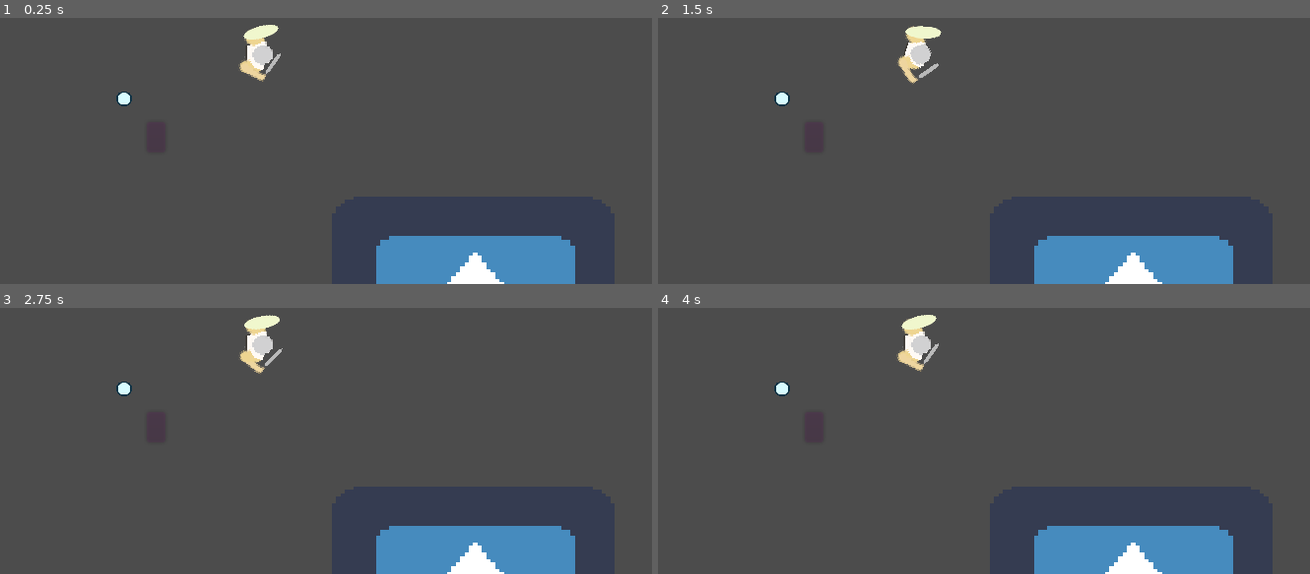
Above: before the commit, frames 1-4 (two rows, left to right).
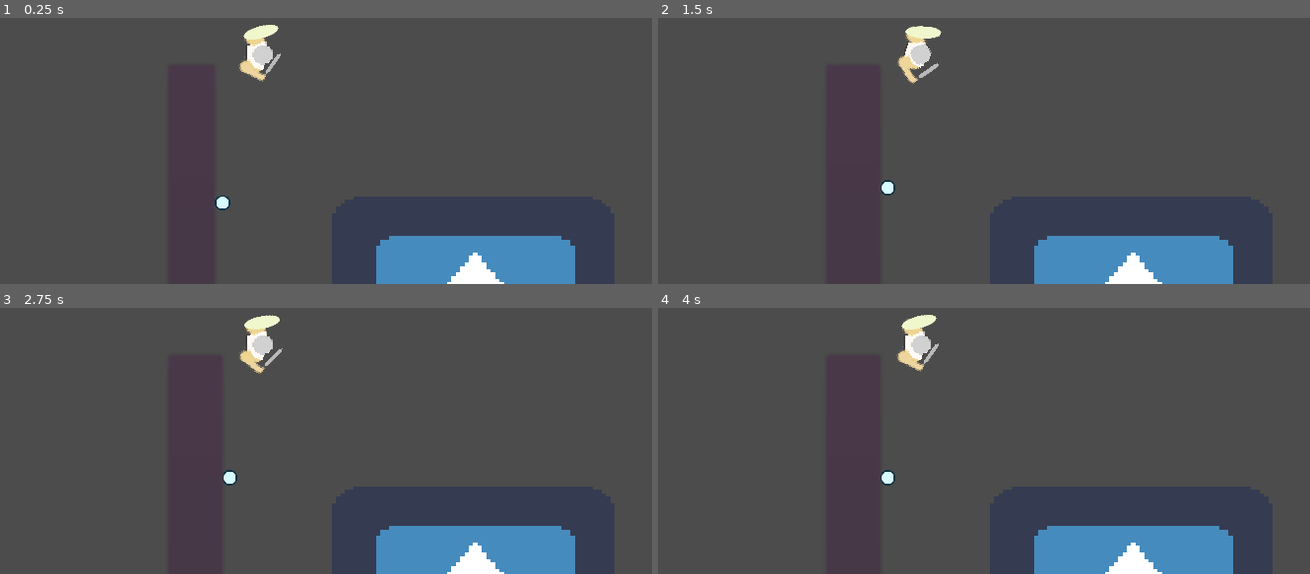
Above: after the commit, the same moments.

Repository: deanboy69/mighty-beams-2-beamer-s-revenge
Game: Godot game, scene res://scenes/maps/map3.tscn
Two runs of this game, one before a commit and one after it. Both use one fixed random seed, a clock stepped at 60 frames per second and the inputs below. The engine's default icon, where the game draws it, is replaced by a stand-in: a white triangle on a blue panel in a dark square.
Inputs (mouse positions are in pixels of both pictures, inside the frame that each line leads up to; where the layout moved, square brackets give the same spot in the first picture):
- Up to frame 1 (0.25 s): no input
- Up to frame 2 (1.5 s): click (847, 204) [814, 137] at 0.5 s; click (879, 204) [781, 97] at 1.25 s
- Up to frame 3 (2.75 s): move the mouse to (430, 321) at 2.02 s; hold E (attack_right) from 2.03 s (still down); click (430, 321) at 2.1 s
- Up to frame 4 (4 s): release E (attack_right) at 2.75 s; drag from (755, 366) to (918, 342) at 2.77 s; move the mouse to (outside the picture) at 3.52 s; hold E (attack_right) from 3.53 s (still down); tap Ctrl (switch_camera) at 3.6 s

The runs differ from the first frame. In frame 1, 0.2% of the frame differs, in the area x 17-36%, y 27-73%; in frame 2, 0.2%; in frame 3, 0.2%; in frame 4, 0.2%.
Error before the commit: Invalid operands 'Nil' and 'int' in operator '/'. (res://scenes/unit_formation/rect_adjuster.gd:48)

Commit message:
changed map3

Diff:
--- a/scenes/maps/map3.tscn
+++ b/scenes/maps/map3.tscn
@@ -4,7 +4,7 @@
 [ext_resource path="res://scenes/player/player.tscn" type="PackedScene" id=2]
 [ext_resource path="res://scenes/human/soldier_enemyNPC.tscn" type="PackedScene" id=3]
 [ext_resource path="res://icon.png" type="Texture" id=4]
-[ext_resource path="res://scenes/unit_formation/rect_adjuster.tscn" type="PackedScene" id=5]
+[ext_resource path="res://scenes/unit_formation/unit.tscn" type="PackedScene" id=5]
 
 [node name="map3" type="Node2D"]
 position = Vector2( 488.032, 266.791 )
@@ -21,8 +21,8 @@
 scale = Vector2( 2.86797, 2.15374 )
 texture = ExtResource( 4 )
 
-[node name="rect_adjuster" parent="." instance=ExtResource( 5 )]
-margin_left = -186.918
-margin_top = -100.171
-margin_right = -186.918
-margin_bottom = -100.171
+[node name="unit" parent="." instance=ExtResource( 5 )]
+margin_left = -173.189
+margin_top = -136.865
+margin_right = -173.189
+margin_bottom = -136.865
